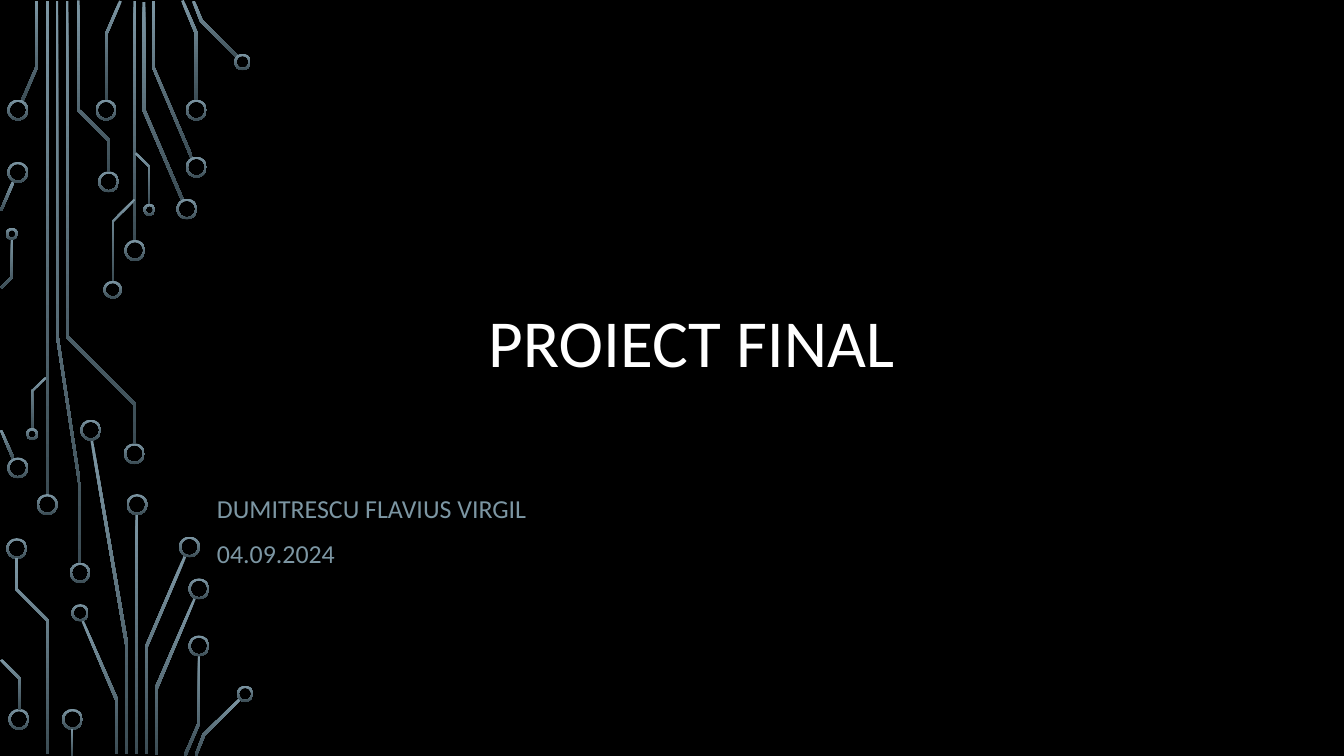
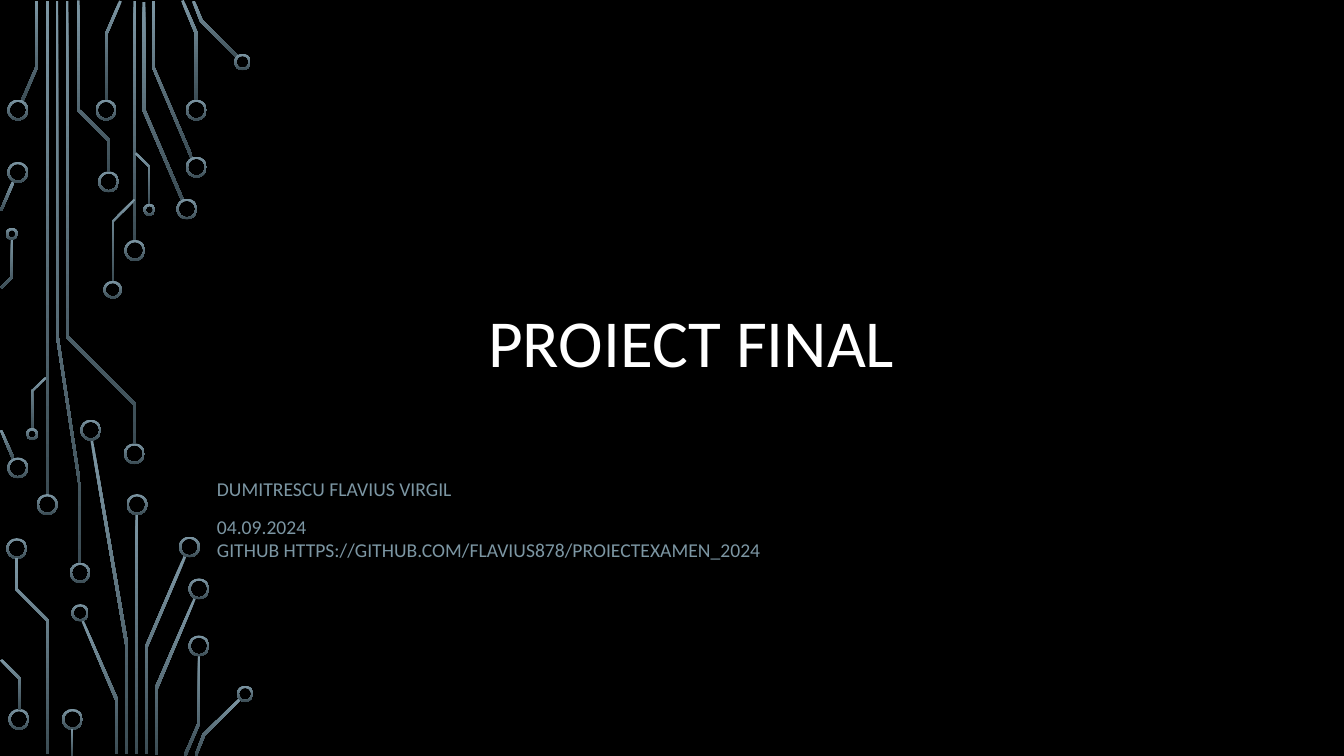
Before and after one commit to Flavius878/ProiectExamen_2024, a slide deck: slide 1 of PROIECT FINAL Postman.pptx. Drawn at 1344x756 pixels with LibreOffice and Linux fonts; fonts in the diff are those of the drawing; background and template pictures are left out. Boxes give left, top, right and bottom in pixels: in the first picture for what was removed or moved away, otherwise in the second. Text is boxed around its words. In the diff, an @@ line names an element or a change of style, - is before the commit and + after.

```diff
--- a/PROIECT FINAL Postman.pptx
+++ b/PROIECT FINAL Postman.pptx
@@ subtitle at box(217, 483, 451, 496): size 18.5 to 14 pt in "DUMITRESCU FLAVIUS VIRGIL" @@
@@ subtitle at box(217, 521, 760, 560): text changed; size 18.5 to 14 pt @@
-04.09.2024
+04.09.2024
+GITHUB HTTPS://GITHUB.COM/FLAVIUS878/PROIECTEXAMEN_2024
```
Also in this commit, not shown: 1 other file.
